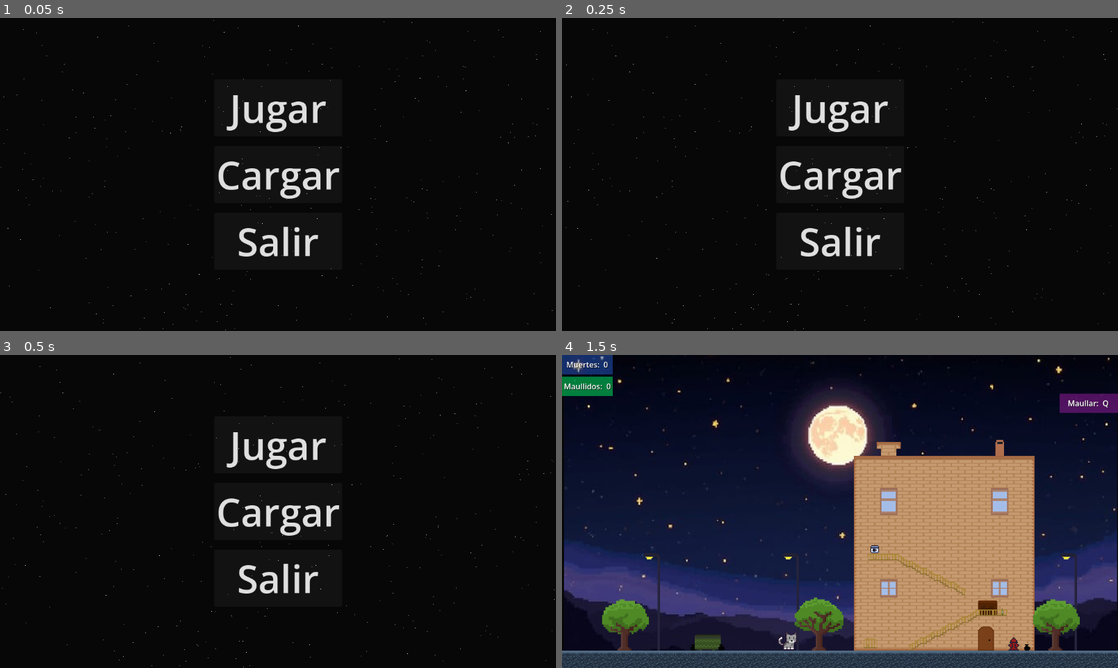
Above: before the commit, frames 1-4 (two rows, left to right).
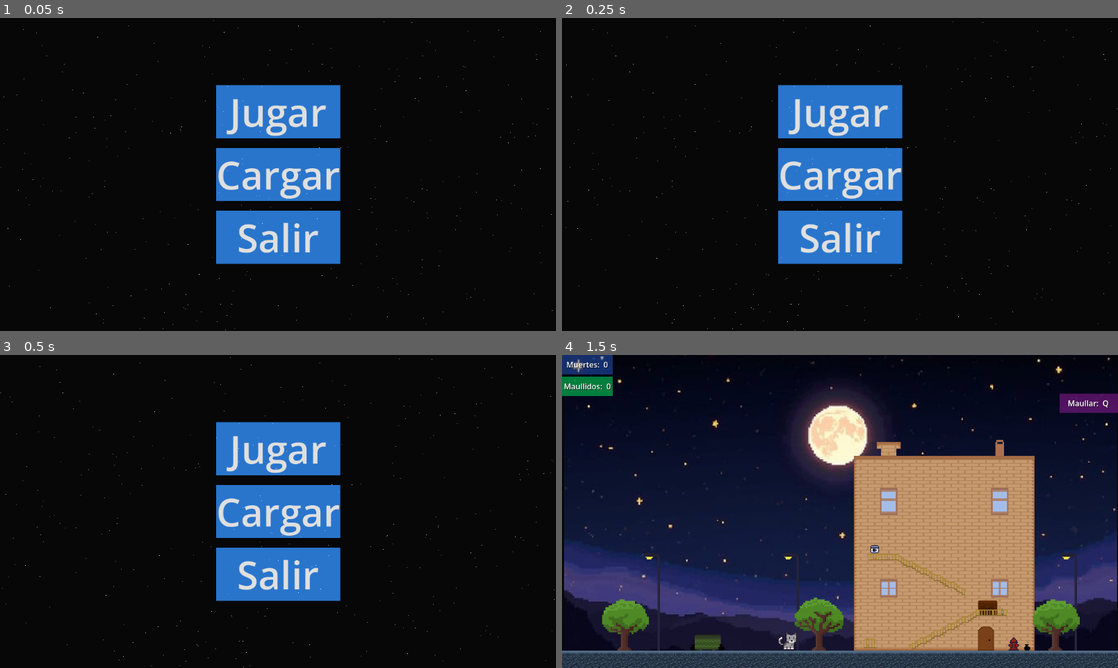
Above: after the commit, the same moments.

Repository: JarolCM/Proyecto_videojuegos_2026_individual
Game: Godot game, scene res://escenas/menu_principal/menu_principal.tscn
The game is run twice, just before and just after one commit, with the same random seed, the same clock (stepped at 60 frames per second) and the same inputs.
Inputs:
- Up to frame 1 (0.05 s): no input
- Up to frame 2 (0.25 s): no input
- Up to frame 3 (0.5 s): no input
- Up to frame 4 (1.5 s): click "Jugar" at 0.5 s; hold D (derecha) from 1.28 s (still down); tap E (interactuar) at 1.35 s

The runs differ from the first frame. In frame 1, 10% of the frame differs, in the area x 38-62%, y 21-79%; in frame 2, 10%; in frame 3, 10%; in frame 4, nothing differs.

Commit message:
(add): estilos para botones
- estilos para normal, hover, pressed y focus de los botones del menu principal

Diff:
--- a/escenas/menu_principal/menu_principal.tscn
+++ b/escenas/menu_principal/menu_principal.tscn
@@ -6,6 +6,10 @@
 [ext_resource type="Script" uid="uid://bin8fmddrwb4s" path="res://escenas/menu_principal/boton_salir.gd" id="2_53ly4"]
 [ext_resource type="Script" uid="uid://bqc1gtj7pncoh" path="res://escenas/menu_principal/boton_cargar.gd" id="2_jylg6"]
 [ext_resource type="PackedScene" uid="uid://cime42qfyvx8b" path="res://escenas/escena_principal/escena_principal.tscn" id="3_a8m85"]
+[ext_resource type="StyleBox" uid="uid://dvjmwthhulur3" path="res://estilo_botones/normal.tres" id="3_w4esp"]
+[ext_resource type="StyleBox" uid="uid://cu8skl8l5ke8e" path="res://estilo_botones/pressed.tres" id="4_cceyl"]
+[ext_resource type="StyleBox" uid="uid://btv6bt8q84eq1" path="res://estilo_botones/hover.tres" id="5_byxo4"]
+[ext_resource type="StyleBox" uid="uid://da3vgb1bxijsl" path="res://estilo_botones/focus.tres" id="6_n1516"]
 
 [sub_resource type="ParticleProcessMaterial" id="ParticleProcessMaterial_1tgsf"]
 particle_flag_disable_z = true
@@ -44,6 +48,10 @@
 [node name="Jugar" type="Button" parent="VBoxContainer" unique_id=1879266556]
 layout_mode = 2
 theme = ExtResource("1_1tgsf")
+theme_override_styles/normal = ExtResource("3_w4esp")
+theme_override_styles/pressed = ExtResource("4_cceyl")
+theme_override_styles/hover = ExtResource("5_byxo4")
+theme_override_styles/focus = ExtResource("6_n1516")
 text = "Jugar"
 script = ExtResource("2_00m27")
 escena_principal = ExtResource("3_a8m85")
@@ -51,6 +59,10 @@
 [node name="Cargar" type="Button" parent="VBoxContainer" unique_id=767919143 node_paths=PackedStringArray("controlador_partida", "boton_jugar")]
 layout_mode = 2
 theme = ExtResource("1_1tgsf")
+theme_override_styles/normal = ExtResource("3_w4esp")
+theme_override_styles/pressed = ExtResource("4_cceyl")
+theme_override_styles/hover = ExtResource("5_byxo4")
+theme_override_styles/focus = ExtResource("6_n1516")
 text = "Cargar"
 script = ExtResource("2_jylg6")
 controlador_partida = NodePath("../../controlador_partida")
@@ -59,6 +71,10 @@
 [node name="Salir" type="Button" parent="VBoxContainer" unique_id=2041166103]
 layout_mode = 2
 theme = ExtResource("1_1tgsf")
+theme_override_styles/normal = ExtResource("3_w4esp")
+theme_override_styles/pressed = ExtResource("4_cceyl")
+theme_override_styles/hover = ExtResource("5_byxo4")
+theme_override_styles/focus = ExtResource("6_n1516")
 text = "Salir"
 script = ExtResource("2_53ly4")
 
--- /dev/null
+++ b/estilo_botones/focus.tres
@@ -0,0 +1,9 @@
+[gd_resource type="StyleBoxFlat" format=3 uid="uid://da3vgb1bxijsl"]
+
+[resource]
+draw_center = false
+border_width_left = 2
+border_width_top = 2
+border_width_right = 2
+border_width_bottom = 2
+border_color = Color(0.4131712, 0.6790399, 1, 1)
--- /dev/null
+++ b/estilo_botones/hover.tres
@@ -0,0 +1,4 @@
+[gd_resource type="StyleBoxFlat" format=3 uid="uid://btv6bt8q84eq1"]
+
+[resource]
+bg_color = Color(0.034453146, 0.39577746, 0.87184215, 1)
--- /dev/null
+++ b/estilo_botones/normal.tres
@@ -0,0 +1,4 @@
+[gd_resource type="StyleBoxFlat" format=3 uid="uid://dvjmwthhulur3"]
+
+[resource]
+bg_color = Color(0.16, 0.4586667, 0.8, 1)
--- /dev/null
+++ b/estilo_botones/pressed.tres
@@ -0,0 +1,4 @@
+[gd_resource type="StyleBoxFlat" format=3 uid="uid://cu8skl8l5ke8e"]
+
+[resource]
+bg_color = Color(0.21360001, 0.5743466, 0.89, 1)
